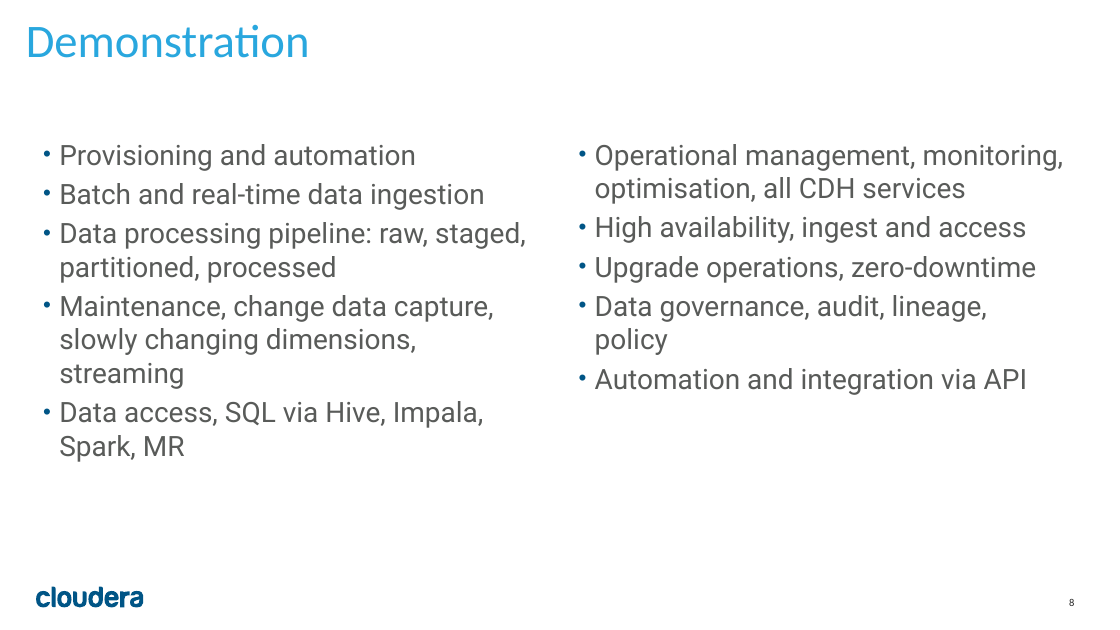
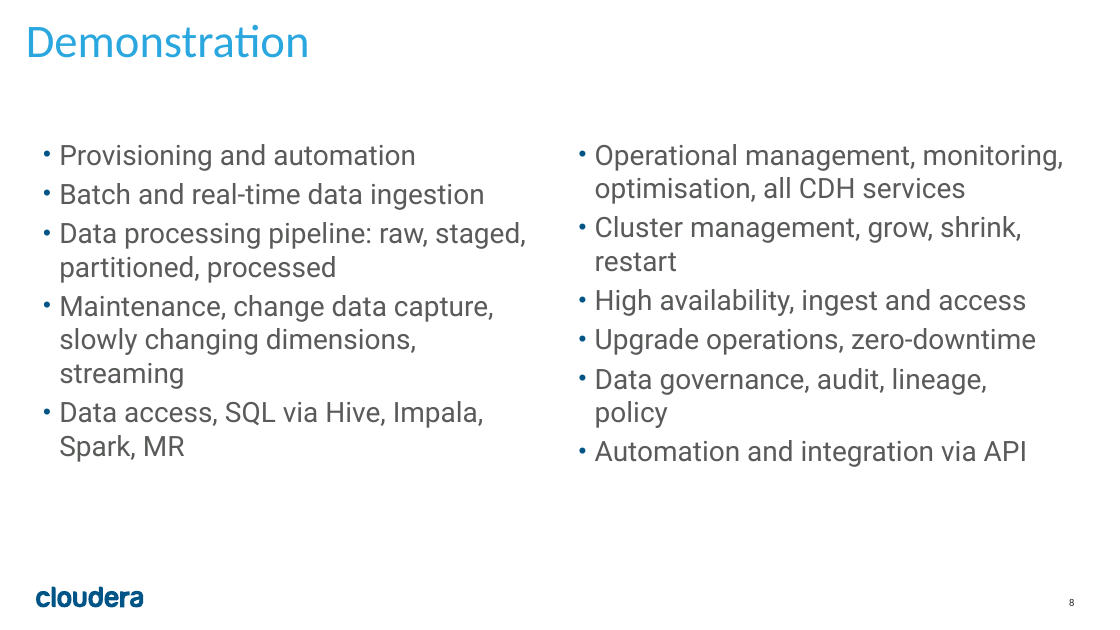
Before and after one commit to ggear/cloudera-framework, a slide deck: slide 8 of cloudera-framework-archetype/src/main/resources/archetype-resources/src/site/resources/Archetype_Architecture.pptx. Drawn at 1120x630 pixels with LibreOffice and Linux fonts; fonts in the diff are those of the drawing. Boxes give left, top, right and bottom in pixels: in the first picture for what was removed or moved away, otherwise in the second. Text is boxed around its words. In the diff, an @@ line names an element or a change of style, - is before the commit and + after.

Commit message:
Update pptx

```diff
--- a/cloudera-framework-archetype/src/main/resources/archetype-resources/src/site/resources/Archetype_Architecture.pptx
+++ b/cloudera-framework-archetype/src/main/resources/archetype-resources/src/site/resources/Archetype_Architecture.pptx
@@ text at [595,216,1021,272]: paragraph added @@
+• Cluster management, grow, shrink, restart
```
